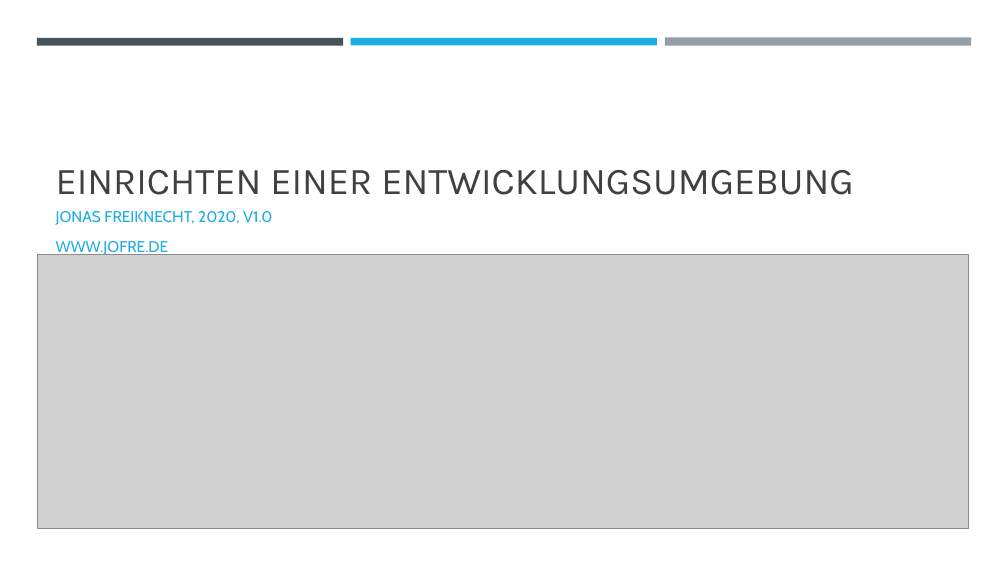
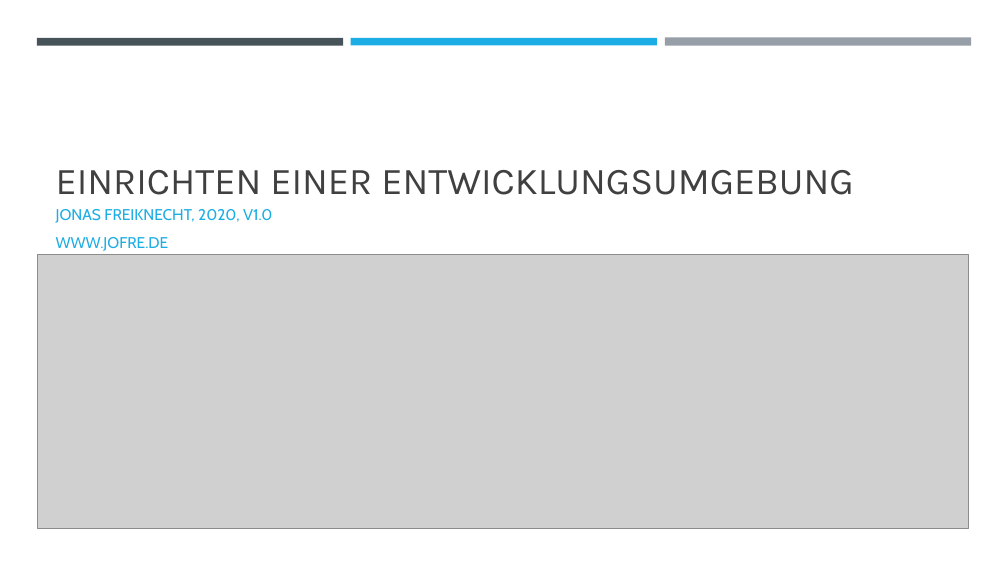
Before and after one commit to padmalcom/AISpeechAssistant, a slide deck: slide 1 of slides/00_b_DevEnv.pptx. Drawn at 1008x567 pixels with LibreOffice and Linux fonts; fonts in the diff are those of the drawing; grey boxes stand for pictures. Boxes give left, top, right and bottom in pixels: in the first picture for what was removed or moved away, otherwise in the second. Text is boxed around its words. In the diff, an @@ line names an element or a change of style, - is before the commit and + after.

Commit message:
added slides

```diff
--- a/slides/00_b_DevEnv.pptx
+++ b/slides/00_b_DevEnv.pptx
@@ subtitle "JONAS FREIKNECHT, 2020, V1.0" at <box>56,209,272,251</box>: line spacing 1.1 to 1 @@
```
Also in this commit, not shown: 5 other slides changed, 1 slide added, 5 other files.
